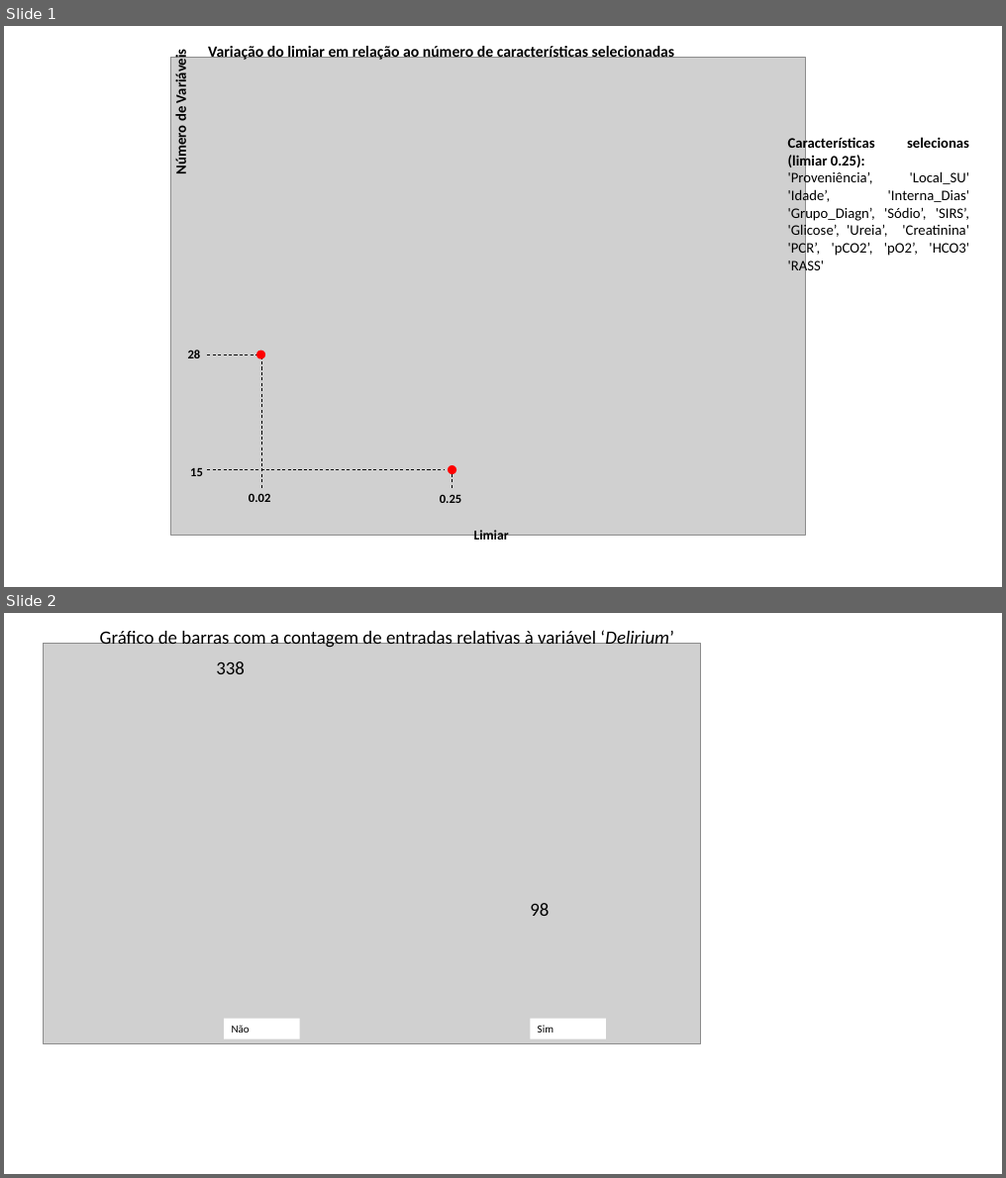
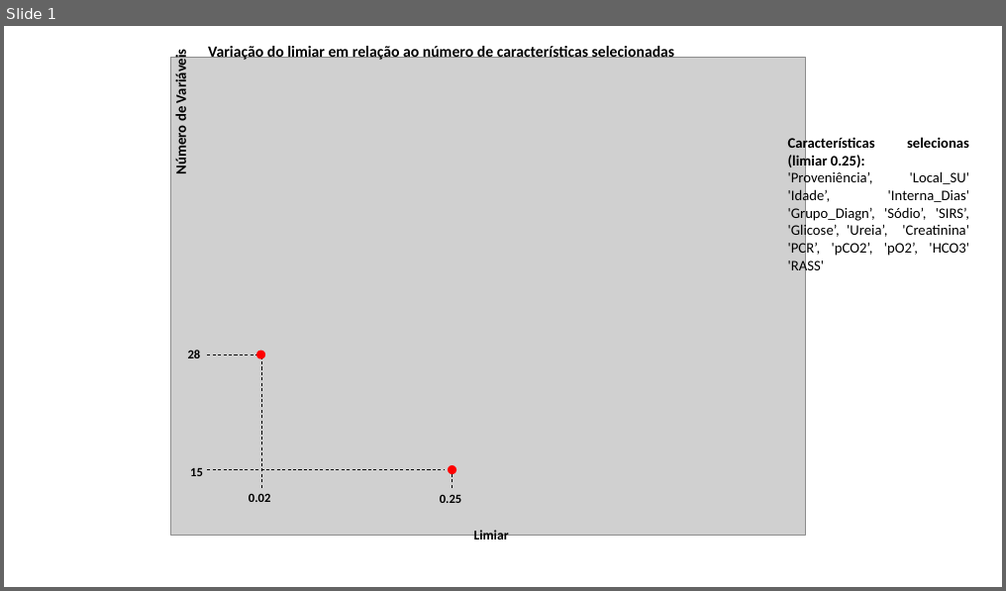
Before and after one commit to natawild/Dissertacao2021, a slide deck: ImagensDissertacao.pptx. Shown one above the other, each under a label of ours: slides 1 and 2 before the commit, slide 1 after it. The pictures are 1006x1178 and 1006x591 pixels, drawn with LibreOffice and Linux fonts; fonts in the diff are those of the drawing; grey boxes stand for pictures. Boxes give left, top, right and bottom in pixels: in the first picture for what was removed or moved away, otherwise in the second. Text is boxed around its words. In the diff, an @@ line names an element or a change of style, - is before the commit and + after.

```diff
--- a/ImagensDissertacao.pptx
+++ b/ImagensDissertacao.pptx
@@ slide 2 removed at [4,613,1002,1174], background #FFFFFF @@
@@ text removed at [100,629,674,647] @@
-Gráfico de barras com a contagem de entradas relativas à variável ‘Delirium’
@@ picture removed at [44,644,700,1045] @@
@@ text removed at [216,662,245,674] @@
-338
@@ text removed at [530,903,548,916] @@
-98
@@ rectangle removed at [224,1019,300,1040] @@
-Não
@@ rectangle removed at [531,1019,606,1040] @@
-Sim
```
Also in this commit, not shown: 6 slides added, 6 other files.
